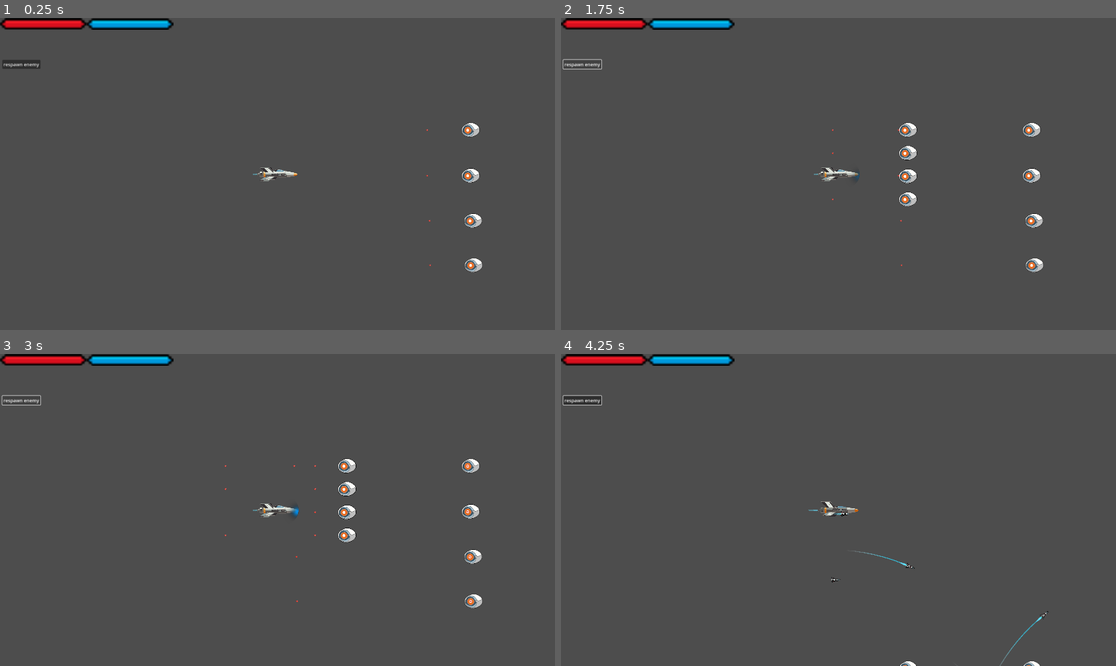
Above: before the commit, frames 1-4 (two rows, left to right).
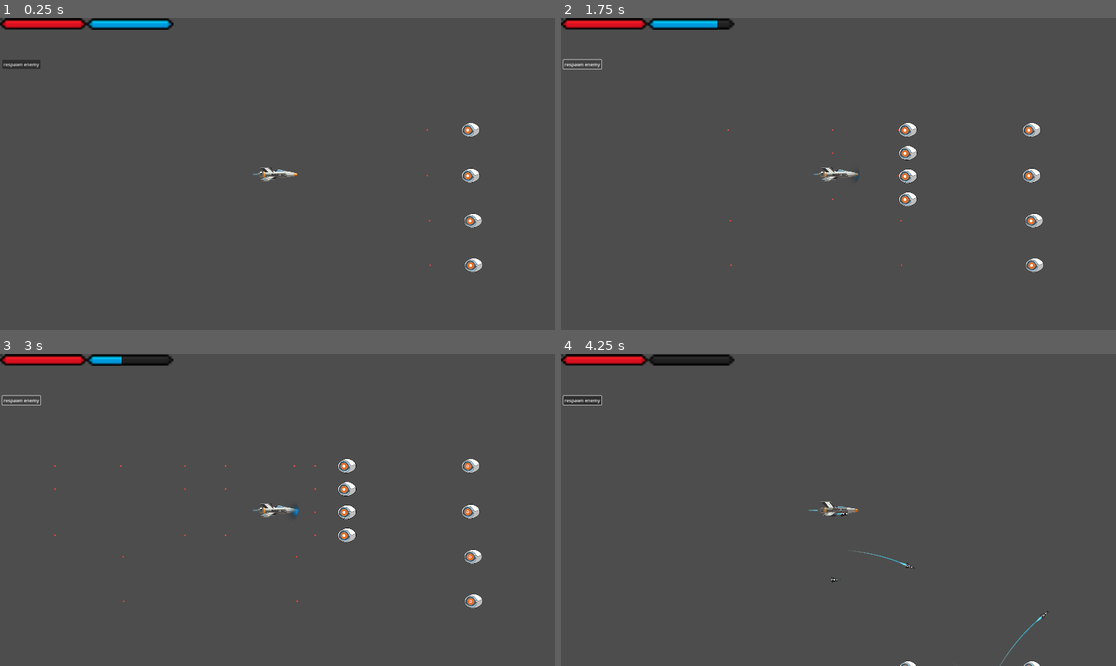
Above: after the commit, the same moments.

Repository: Dantte2/spacegame
Game: Godot game, scene res://scenes/debug.tscn
Same seed, same stepped clock (60 frames per second), same inputs: the game is played once before the commit and once after it. This scene is started directly instead of the project's main scene.
Inputs (mouse positions are in pixels of both pictures, inside the frame that each line leads up to):
- Up to frame 1 (0.25 s): no input
- Up to frame 2 (1.75 s): click (561, 18) at 0.52 s; click "respawn enemy" at 1.25 s
- Up to frame 3 (3 s): click "respawn enemy" at 2 s; click "respawn enemy" at 2.75 s
- Up to frame 4 (4.25 s): move the mouse to (810, 572) at 3.52 s; hold W (ui_up) from 3.53 s (still down); hold Right mouse button (fire_missile) from 3.53 s (still down)

The runs differ from the first frame. In frame 1, less than 0.1% of the frame differs, in the area x 0-1%, y 0-1%; in frame 2, less than 0.1%; in frame 3, 0.3%; in frame 4, 0.4%, in the area x 0-31%, y 0-4%.

Commit message:
fucking shield

Diff:
--- a/scenes/debug.tscn
+++ b/scenes/debug.tscn
@@ -38,6 +38,10 @@
 offset_right = 140.0
 offset_bottom = 176.0
 text = "respawn enemy"
+
+[node name="Button" type="Button" parent="debugcanvas"]
+offset_right = 8.0
+offset_bottom = 8.0
 
 [node name="ParallaxBackground" type="ParallaxBackground" parent="."]
 visible = false
@@ -121,3 +125,5 @@
 texture_progress = SubResource("AtlasTexture_vf3rk")
 
 [connection signal="pressed" from="debugcanvas/respawnbutton" to="debugcanvas" method="_on_respawnbutton_pressed"]
+
+[editable path="player"]
--- a/scenes/enemy_laser.tscn
+++ b/scenes/enemy_laser.tscn
@@ -28,7 +28,7 @@
 "speed": 20.0
 }]
 
-[node name="enemy_laser" type="Area2D"]
+[node name="enemy_laser" type="Area2D" groups=["enemy_bullet"]]
 collision_layer = 2
 script = ExtResource("1_iyr3e")
 
--- a/scenes/player.tscn
+++ b/scenes/player.tscn
@@ -108,17 +108,20 @@
 shader = ExtResource("11_d2wvv")
 shader_parameter/shield_length = 0.25
 shader_parameter/shield_radius = 0.25
-shader_parameter/shield_color = Vector4(0.2, 0.6, 1, 0.5)
 shader_parameter/hit_uv = Vector2(-1, -1)
 shader_parameter/hit_strength = 0.0
 shader_parameter/hit_glow_radius = 0.1
 shader_parameter/hit_color = Vector4(0, 0.6, 1, 1)
+shader_parameter/break_strength = 0.0
+shader_parameter/fragment_size = 0.02
+shader_parameter/fragment_color = Vector4(0.5, 0.8, 1, 1)
+shader_parameter/time = 0.0
 
 [sub_resource type="CapsuleShape2D" id="CapsuleShape2D_jej6c"]
 radius = 94.0
 height = 292.0
 
-[node name="player" type="CharacterBody2D" groups=["player"]]
+[node name="player" type="CharacterBody2D" groups=["player_body"]]
 z_index = -10
 scale = Vector2(0.5, 0.5)
 collision_mask = 2
@@ -129,13 +132,12 @@
 super_scene = ExtResource("5_smehm")
 tracer_scene = ExtResource("6_ur7pv")
 
-[node name="AnimatedSprite2D" type="AnimatedSprite2D" parent="." groups=["player"]]
+[node name="AnimatedSprite2D" type="AnimatedSprite2D" parent="." groups=["player_body"]]
 z_index = -1
 sprite_frames = SubResource("SpriteFrames_ur7pv")
 animation = &"down"
 
 [node name="CollisionShape2D" type="CollisionShape2D" parent="."]
-visible = false
 position = Vector2(-4, 0)
 rotation = 1.5708
 shape = SubResource("CapsuleShape2D_dqkch")
@@ -147,14 +149,15 @@
 sprite_frames = SubResource("SpriteFrames_d2wvv")
 animation = &"normal"
 
-[node name="GunPoint" type="Node2D" parent="." groups=["player"]]
+[node name="GunPoint" type="Node2D" parent="." groups=["player_body"]]
 z_index = 10
 position = Vector2(50.9, 6)
 
 [node name="MissilePoint" type="Node2D" parent="."]
 position = Vector2(-17, 7)
 
-[node name="ShieldArea" type="Area2D" parent="."]
+[node name="ShieldArea" type="Area2D" parent="." groups=["player_shield"]]
+collision_layer = 2
 collision_mask = 2
 script = ExtResource("12_3v2ag")
 
--- a/scripts/enemy_laser.gd
+++ b/scripts/enemy_laser.gd
@@ -1,24 +1,42 @@
 extends Area2D
 
 @export var speed: float = 600.0
-var velocity: Vector2 = Vector2(-600, 0)
+@export var damage_to_shield: int = 50
+@export var damage_to_health: int = 10
 
 func _ready():
+    collision_layer = 2       # bullet
+    collision_mask = 1        # can hit player
+    monitoring = true
     monitorable = true
-    collision_layer = 2       # enemy bullet layer
-    collision_mask = 1        # hit player/shield
-    add_to_group("enemy_bullet")
 
 func _physics_process(delta):
-    position += velocity * delta
+    position += Vector2(-speed, 0) * delta
 
-    if position.x < -100 or position.x > 2000:
-        queue_free()
+    # Check overlaps manually — this ALWAYS works in Godot 4
+    var areas = get_overlapping_areas()
+    for a in areas:
+        _handle_hit(a)
+        return
 
-func _on_body_entered(body):
-    if body.is_in_group("player"):
-        # --- Apply shield damage correctly ---
-        if body.has_method("apply_shield_damage"):
-            body.apply_shield_damage(10, global_position)
-            #            damage ↑       hit position ↑
-        queue_free()
+    var bodies = get_overlapping_bodies()
+    for b in bodies:
+        _handle_hit(b)
+        return
+
+func _handle_hit(target):
+    # Find the player node (the one with the health/shield script)
+    var player = target
+    while player and not player.has_method("take_damage"):
+        player = player.get_parent()
+
+    if player == null:
+        return  # Not the player
+
+    # Shield logic
+    if player.shield > 0:
+        player.apply_shield_damage(damage_to_shield, global_position)
+    else:
+        player.take_damage(damage_to_health)
+
+    queue_free()
--- a/scripts/player.gd
+++ b/scripts/player.gd
@@ -33,6 +33,7 @@
 @export var max_shield: float = 100.0
 var shield: float = max_shield
 var shieldbar: TextureProgressBar
+@onready var shield_sprite: Sprite2D = $ShieldArea/ShieldSprite
 
 func _ready():
     # Initialize shield bar safely in any scene
@@ -52,7 +53,7 @@
     shieldbar.max_value = max_shield
     shieldbar.value = shield
 
-func _physics_process(delta):
+func _physics_process(_delta):
     var input_vector = Vector2.ZERO
 
     # --- Player input ---
@@ -68,8 +69,8 @@
     if input_vector.length() > 0:
         input_vector = input_vector.normalized() * speed
 
-    # Optional automatic forward movement
-    # input_vector.x += auto_speed
+    #Optional automatic forward movement
+    #input_vector.x += auto_speed
 
     velocity = input_vector
     move_and_slide()
@@ -123,21 +124,52 @@
         can_use_super = true
 
 # ============================================================
-#                  Shield System
+#                  Shield System (updated)
 # ============================================================
 func apply_shield_damage(amount: float, hit_pos: Vector2):
-    shield -= amount
-    shield = max(shield, 0)
-    update_shieldbar()
-    show_shield_hit(hit_pos)
+    if shield > 0:
+        # Subtract shield
+        shield -= amount
+        shield = max(shield, 0)
+        update_shieldbar()
+
+        # Show hit glow on shield shader
+        show_shield_hit(hit_pos)
+
+        # --- Shield break handling ---
+        if shield <= 0:
+            print("Shield broken!")
+
+            var shield_sprite = $ShieldArea/ShieldSprite
+
+            # Disable collision
+            $ShieldArea.set_deferred("collision_layer", 0)
+            $ShieldArea.set_deferred("collision_mask", 0)
+            $ShieldArea.set_deferred("monitoring", true)
+
+            if shield_sprite and shield_sprite.material:
+                # Make sprite visible for fragment animation
+                shield_sprite.show()
+
+                var mat = shield_sprite.material
+                mat.set_shader_parameter("break_strength", 0.0)
+                mat.set_shader_parameter("time", Time.get_ticks_msec() / 1000.0)
+
+                # Animate break_strength from 0 -> 1 over 0.5 seconds
+                var tween = create_tween()
+                tween.tween_property(mat, "shader_parameter/break_strength", 1.0, 0.5)
+                tween.tween_callback(Callable(shield_sprite, "hide"))  # hide sprite after animation
+    else:
+        # Shield gone, damage player health
+        take_damage(amount)
 
 func update_shieldbar():
     if shieldbar:
         shieldbar.value = shield
 
 func show_shield_hit(hit_global_pos: Vector2):
-    var shield_node = $Shield
-    if shield_node.material:
+    var shield_node = $ShieldArea/ShieldSprite
+    if shield_node and shield_node.material:
         var local = shield_node.to_local(hit_global_pos)
         var uv = (local / shield_node.texture.get_size()) + Vector2(0.5, 0.5)
         shield_node.material.set("shader_parameter/hit_uv", uv)
@@ -145,6 +177,21 @@
 
         var tween = create_tween()
         tween.tween_property(shield_node.material, "shader_parameter/hit_strength", 0.0, 0.3)
+
+# ============================================================
+#                  Health system
+# ============================================================
+var health: int = 100  # add this if not already present
+
+func take_damage(amount: int):
+    health -= amount
+    print("Player health:", health)
+    if health <= 0:
+        die()
+
+func die():
+    print("Player died")
+    queue_free()
 
 # ============================================================
 #                  Shooting Functions
--- a/scripts/shield_area.gd
+++ b/scripts/shield_area.gd
@@ -3,7 +3,6 @@
 @onready var shield_sprite: Sprite2D = $ShieldSprite
 
 func _ready():
-    # Make sure the Area2D can detect other areas
     monitoring = true
     connect("area_entered", Callable(self, "_on_area_entered"))
     print("Shield ready, Layer:", collision_layer, "Mask:", collision_mask)
@@ -24,5 +23,10 @@
             shield_sprite.material.set("shader_parameter/hit_strength", 1.0)
             shield_sprite.material.set("shader_parameter/hit_radius", 0.1) # optional radius
 
+        # Notify Player to apply shield damage
+        var player = get_parent()
+        if player.has_method("apply_shield_damage"):
+            player.apply_shield_damage(10, area.global_position)
+
         # Remove bullet
         area.queue_free()
--- a/shaders/player.gdshader
+++ b/shaders/player.gdshader
@@ -7,10 +7,12 @@
 void fragment() {
     vec4 tex = texture(TEXTURE, UV);
 
+    // Pulse multiplier
     float pulse = 1.0 + pulse_amount * sin(time * 10.0);
 
     // Glow
     vec3 boosted = tex.rgb * (1.0 + glow_strength * pulse);
+
     float max_channel = max(max(boosted.r, boosted.g), boosted.b);
     if (max_channel > 0.0) {
         boosted *= tex.rgb / max_channel;
--- a/shaders/playershield.gdshader
+++ b/shaders/playershield.gdshader
@@ -1,50 +1,86 @@
 shader_type canvas_item;
 
+// -----------------------------
 // Shield parameters
-uniform float shield_length = 0.3;  // horizontal distance between left/right circle centers
-uniform float shield_radius = 0.25; // radius of each circle
+// -----------------------------
+uniform float shield_length = 0.3;
+uniform float shield_radius = 0.25;
 
+// -----------------------------
 // Hit parameters
-uniform vec2 hit_uv = vec2(0.5, 0.5); // hit location [0-1]
-uniform float hit_strength = 1.0;     // intensity
-uniform float hit_glow_radius = 0.1;  // glow falloff
-uniform vec4 hit_color = vec4(0.5, 0.8, 1.0, 1.0); // hit glow color
+// -----------------------------
+uniform vec2 hit_uv = vec2(0.5, 0.5);
+uniform float hit_strength = 1.0;
+uniform float hit_glow_radius = 0.1;
+uniform vec4 hit_color = vec4(0.5, 0.8, 1.0, 1.0);
+
+// -----------------------------
+// Break / fragment parameters
+// -----------------------------
+uniform float break_strength = 0.0;   // 0 = intact, 1 = fully broken
+uniform float fragment_size = 0.02;
+uniform vec4 fragment_color = vec4(0.5, 0.8, 1.0, 1.0);
+uniform float time = 0.0;
+
+float hash(vec2 p) {
+    return fract(sin(dot(p, vec2(12.9898, 78.233))) * 43758.5453);
+}
 
 void fragment() {
-    // Center UV
     vec2 uv = UV - vec2(0.5);
-
-    // Aspect correction
     float aspect = TEXTURE_PIXEL_SIZE.y / TEXTURE_PIXEL_SIZE.x;
     vec2 uv_corr = uv * vec2(aspect, 1.0);
 
-    // Circle centers
-    vec2 left_center = vec2(-shield_length * 0.5, 0.0);
-    vec2 right_center = vec2(shield_length * 0.5, 0.0);
-    vec2 center_center = vec2(0.0, 0.0); // middle circle
+    // --- Capsule geometry (3 circles blended) ---
+    vec2 left_center   = vec2(-shield_length * 0.5, 0.0);
+    vec2 right_center  = vec2( shield_length * 0.5, 0.0);
+    vec2 center_center = vec2(0.0, 0.0);
 
-    // Distance to each circle edge
-    float d_left = length(uv_corr - left_center) - shield_radius;
-    float d_right = length(uv_corr - right_center) - shield_radius;
+    float d_left   = length(uv_corr - left_center)   - shield_radius;
+    float d_right  = length(uv_corr - right_center)  - shield_radius;
     float d_center = length(uv_corr - center_center) - shield_radius;
 
-    // Minimum distance gives smooth capsule
     float dist = min(d_left, min(d_right, d_center));
-
-    // Shield mask (1 inside capsule, 0 outside)
     float shield_mask = smoothstep(0.01, 0.0, dist);
 
-    // Hit distance from impact point
+    // Clip outside shield
+    if (shield_mask < 0.01) {
+        COLOR = vec4(0.0);
+    }
+
+    // -----------------------------
+    // Hit glow
+    // -----------------------------
     vec2 hit_local = hit_uv - vec2(0.5);
-    hit_local.x *= aspect; // aspect correction
+    hit_local.x *= aspect;
+
     float hit_dist = length(uv_corr - hit_local);
-
-    // Hit glow with Gaussian falloff
     float hit_glow = exp(-pow(hit_dist / hit_glow_radius, 2.0)) * hit_strength;
-
-    // Constrain glow to shield shape
     hit_glow *= shield_mask;
 
-    // Output: only hit glow (shield invisible)
-    COLOR = hit_color * hit_glow;
+    // -----------------------------
+    // Dynamic break fragments
+    // -----------------------------
+    float edge = smoothstep(0.0, 0.01, abs(dist));
+
+    // Random fragment ID per pixel
+    float n = hash(floor(uv_corr * 50.0));
+
+    // Animate fragment movement outward from shield center
+    vec2 frag_dir = normalize(uv_corr + vec2(0.001)); // direction away from center
+    vec2 frag_offset = frag_dir * break_strength * n * 0.3; // scale by break_strength
+    float frag_fade = smoothstep(0.0, 1.0, 1.0 - break_strength); // fade out as break progresses
+
+    float show_fragment = step(1.0 - break_strength, n) * frag_fade;
+    float fragment_glow = edge * show_fragment;
+
+    // -----------------------------
+    // Final color
+    // -----------------------------
+    vec4 final_color = hit_color * hit_glow + fragment_color * fragment_glow;
+
+    // Keep clean capsule silhouette
+    final_color *= shield_mask;
+
+    COLOR = final_color;
 }
